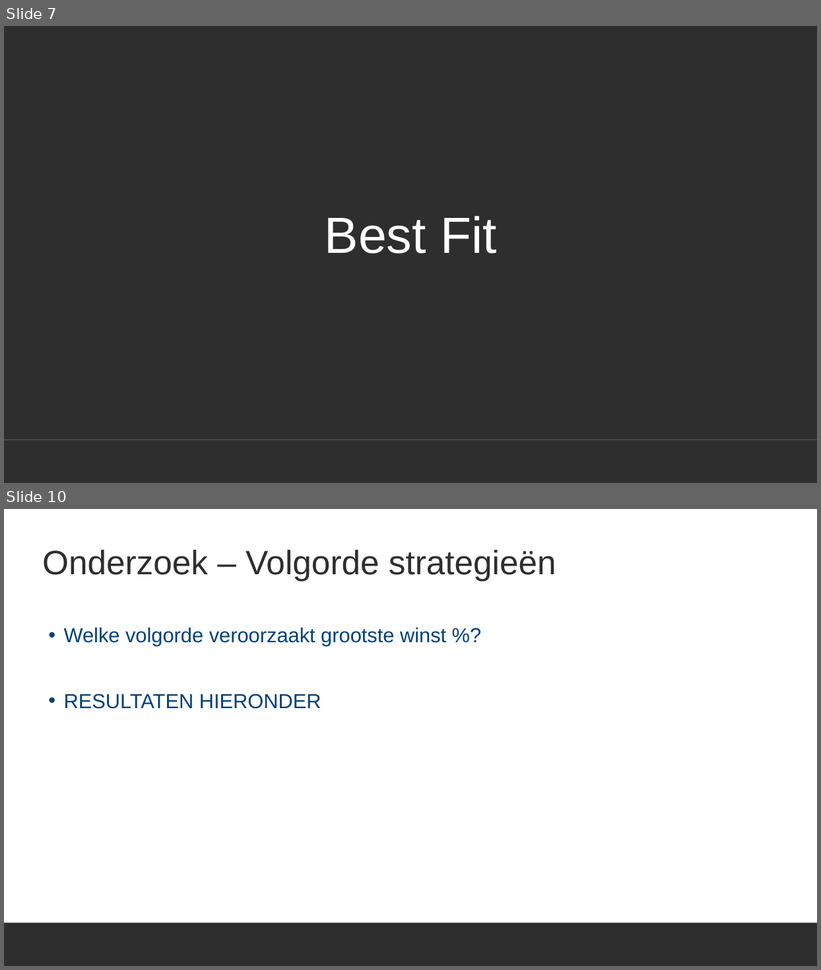
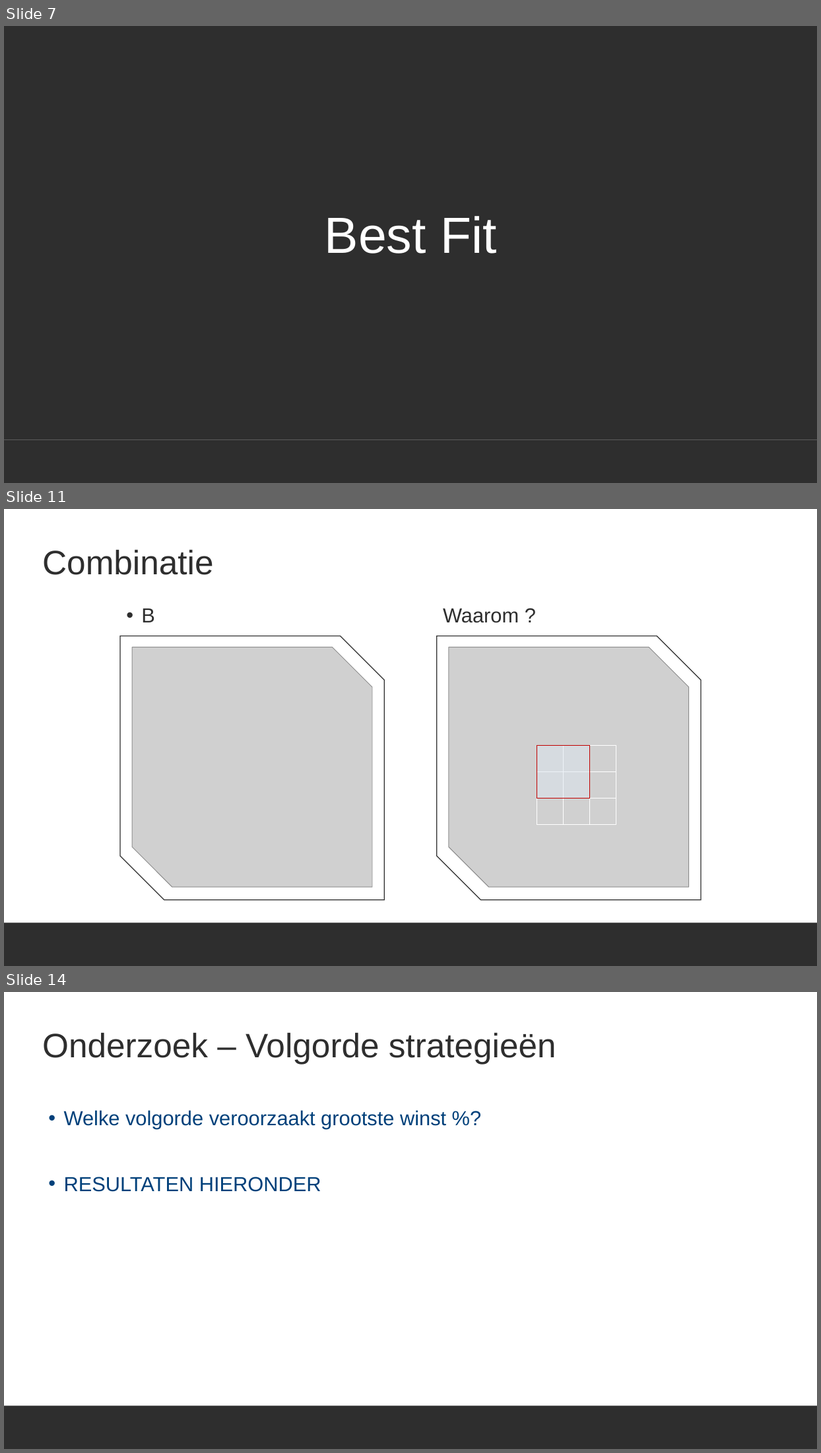
Before and after one commit to ro-per/PylosGamingBot, a slide deck: Presentation.pptx. Shown one above the other, each under a label of ours: slides 7 and 10 before the commit, slides 7, 11 and 14 after it; the slides between them are not shown. The pictures are 821x970 and 821x1453 pixels, drawn with LibreOffice and Linux fonts; fonts in the diff are those of the drawing; grey boxes stand for pictures; background and template pictures are left out. Boxes give left, top, right and bottom in pixels: in the first picture for what was removed or moved away, otherwise in the second. Text is boxed around its words. In the diff, an @@ line names an element or a change of style, - is before the commit and + after.

```diff
--- a/Presentation.pptx
+++ b/Presentation.pptx
@@ slide 11 added at bbox=[4, 509, 817, 966], background #FFFFFF; not listed: 1 template element that a slide beside it also shows @@
@@ title added at bbox=[42, 550, 213, 575], 40 pt, text #2E2E2E @@
+Combinatie
@@ text added at bbox=[126, 608, 155, 623], 24 pt, text #2E2E2E @@
+• B
@@ text added at bbox=[443, 608, 519, 623], 24 pt, text #2E2E2E @@
+Waarom ?
@@ snip diag rect added at bbox=[121, 636, 385, 900], outline #2E2E2E 1 pt @@
@@ snip diag rect added at bbox=[437, 636, 701, 900], outline #2E2E2E 1 pt @@
@@ picture added at bbox=[132, 648, 372, 888] @@
@@ picture added at bbox=[449, 648, 689, 888] @@
@@ rectangle added at bbox=[537, 746, 590, 799], fill #DCE7F0 at 50% opacity, outline #C00000 1 pt @@
@@ rectangle added at bbox=[564, 746, 616, 799], outline #FFFFFF 1 pt @@
@@ rectangle added at bbox=[537, 772, 590, 825], outline #FFFFFF 1 pt @@
@@ rectangle added at bbox=[564, 772, 616, 825], outline #FFFFFF 1 pt @@
@@ what was slide 10 is now slide 14 @@
```
Also in this commit, not shown: 2 slides changed, 3 other slides added, 1 other file.
